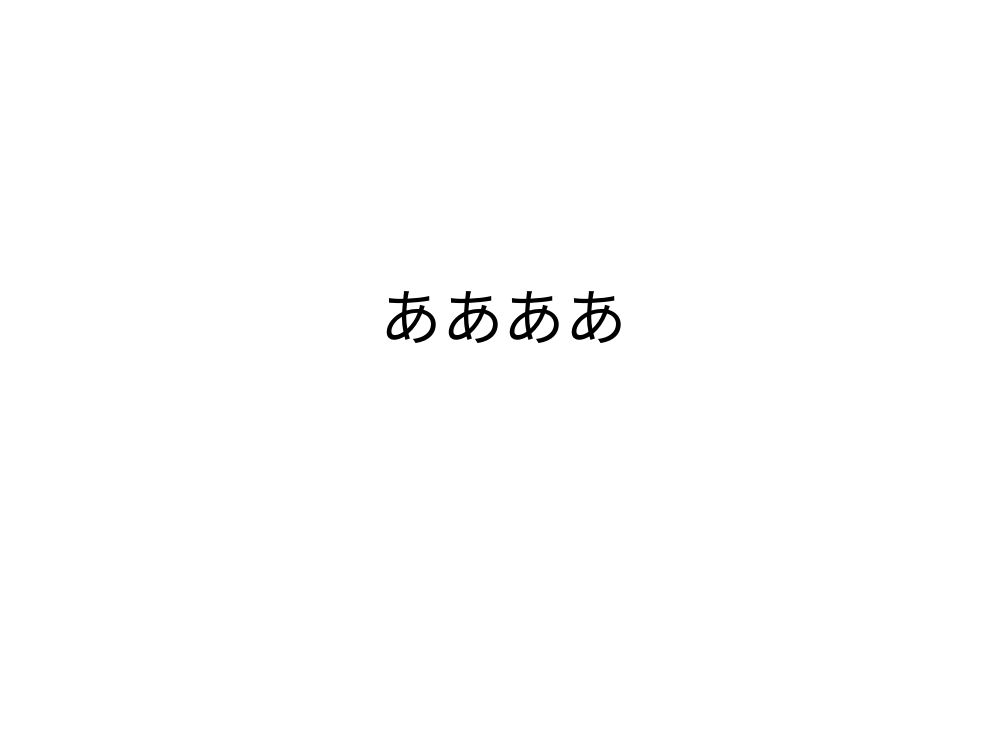
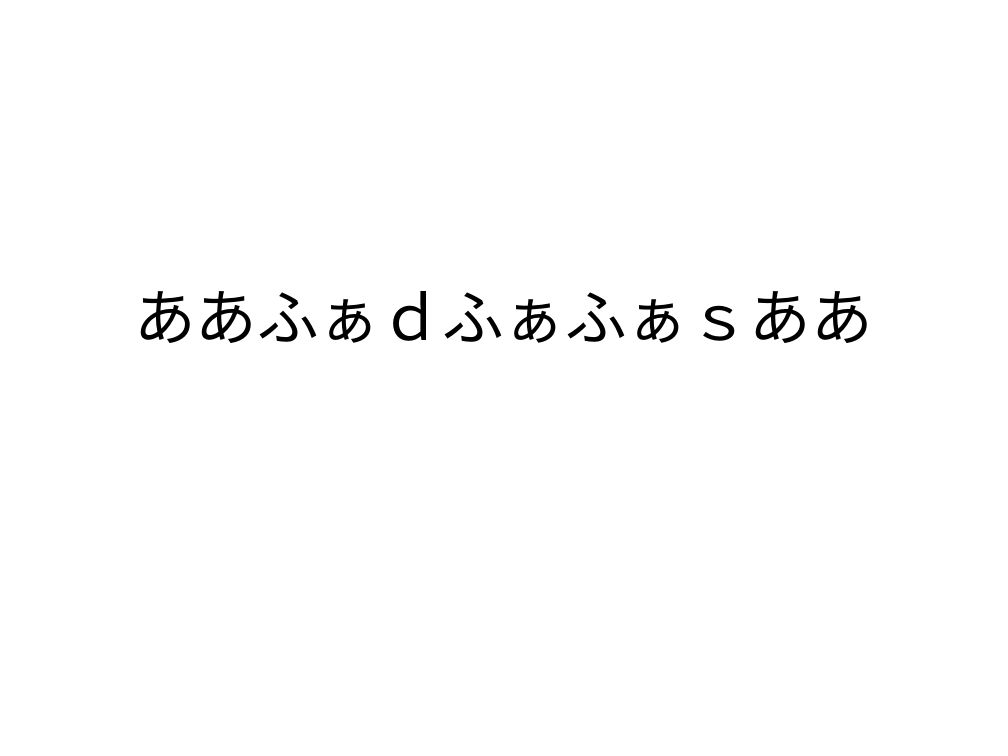
Before and after one commit to yoshioShingyouji/testProject, a slide deck: slide 1 of ああああ.pptx. Drawn at 1008x756 pixels with LibreOffice and Linux fonts; fonts in the diff are those of the drawing. Boxes give left, top, right and bottom in pixels: in the first picture for what was removed or moved away, otherwise in the second. Text is boxed around its words. In the diff, an @@ line names an element or a change of style, - is before the commit and + after.

Commit message:
fadsa
fasdfasfa

```diff
--- a/ああああ.pptx
+++ b/ああああ.pptx
@@ title at [134, 291, 873, 343]: text changed @@
-ああああ
+ああふぁｄふぁふぁｓああ
```
